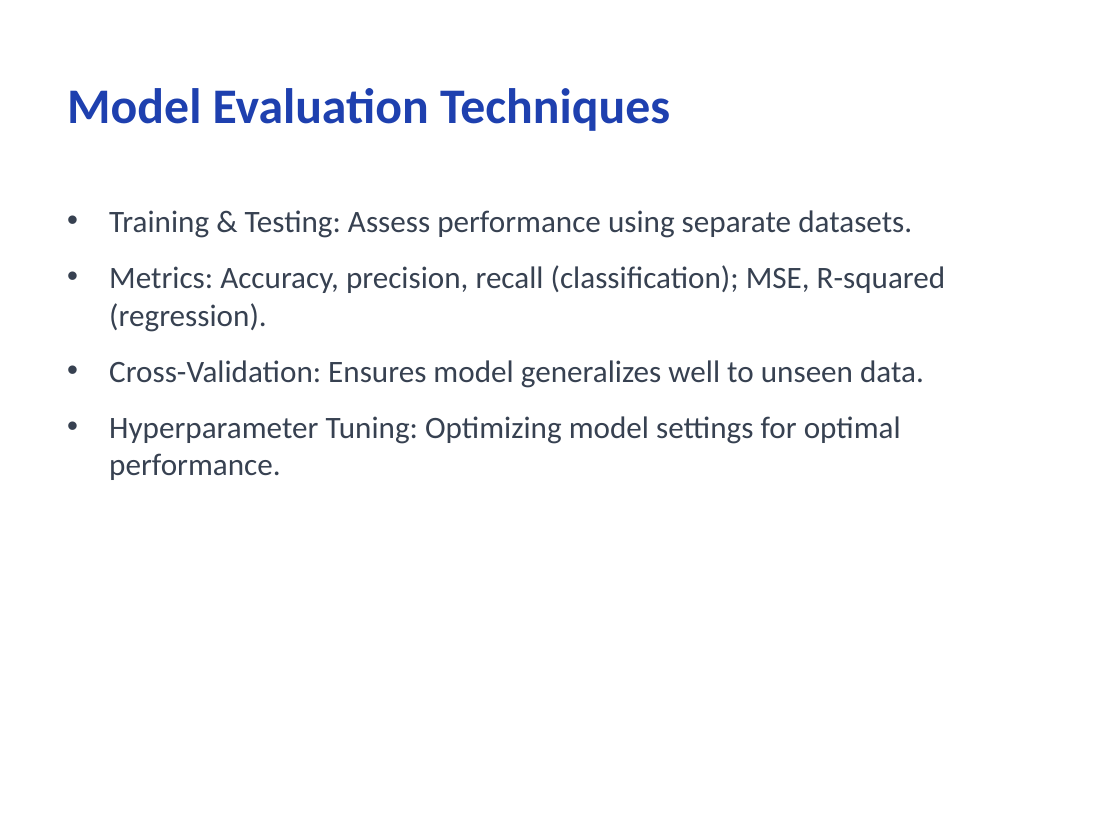
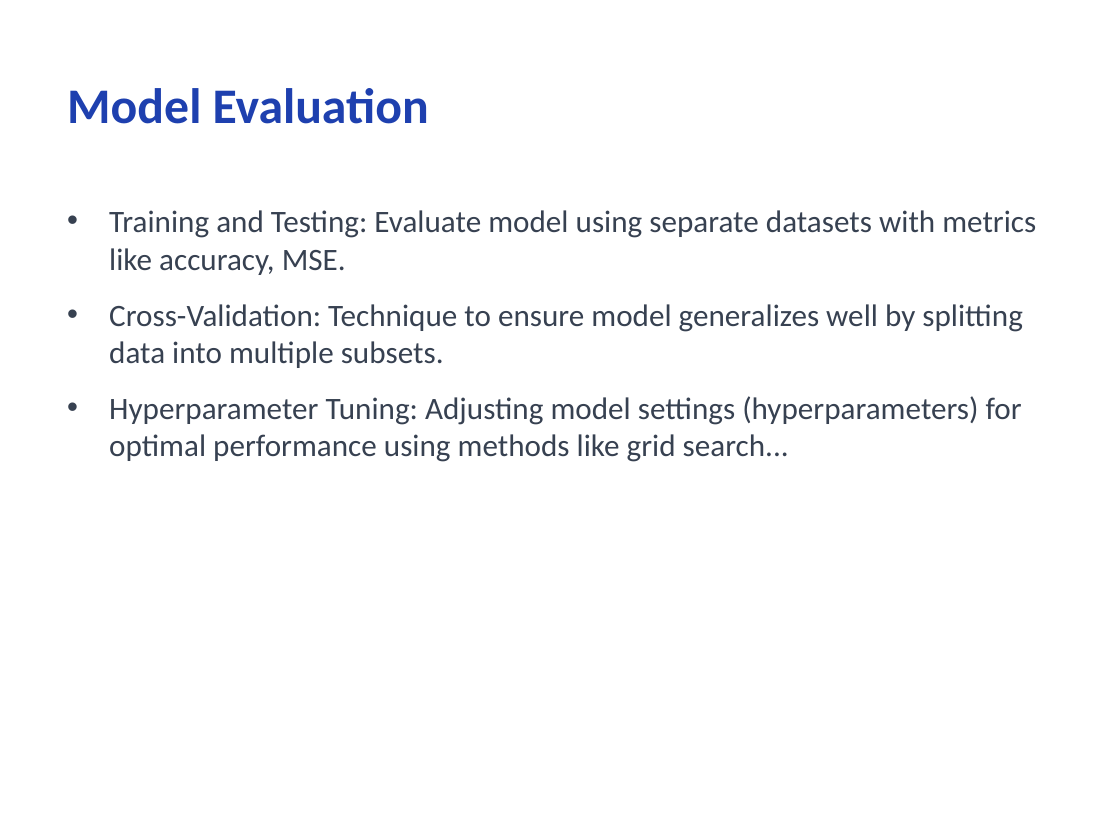
Before and after one commit to CodeByMonil/Lecture-Notes-Processor, a slide deck: slide 9 of outputs/slides/monil_ML-Note.pptx. Drawn at 1120x840 pixels with LibreOffice and Linux fonts; fonts in the diff are those of the drawing. Boxes give left, top, right and bottom in pixels: in the first picture for what was removed or moved away, otherwise in the second. Text is boxed around its words. In the diff, an @@ line names an element or a change of style, - is before the commit and + after.

```diff
--- a/outputs/slides/monil_ML-Note.pptx
+++ b/outputs/slides/monil_ML-Note.pptx
@@ title at (67,88,429,124): text changed @@
-Model Evaluation Techniques
+Model Evaluation
@@ text at (109,210,1036,462): text changed @@
-• Training & Testing: Assess performance using separate datasets.
-• Metrics: Accuracy, precision, recall (classification); MSE, R-squared (regression).
-• Cross-Validation: Ensures model generalizes well to unseen data.
-• Hyperparameter Tuning: Optimizing model settings for optimal performance.
+• Training and Testing: Evaluate model using separate datasets with metrics like accuracy, MSE.
+• Cross-Validation: Technique to ensure model generalizes well by splitting data into multiple subsets.
+• Hyperparameter Tuning: Adjusting model settings (hyperparameters) for optimal performance using methods like grid search...
```
Also in this commit, not shown: 10 other slides changed, 24 other files.
